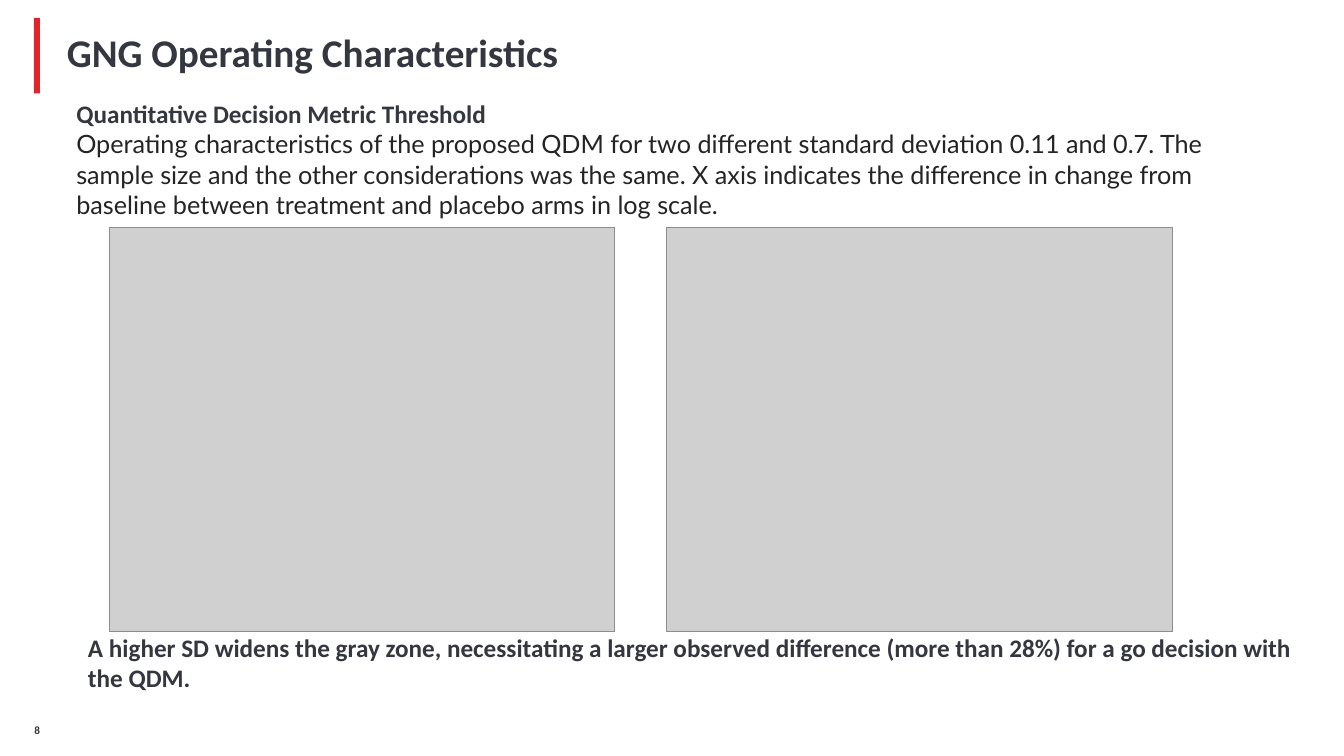
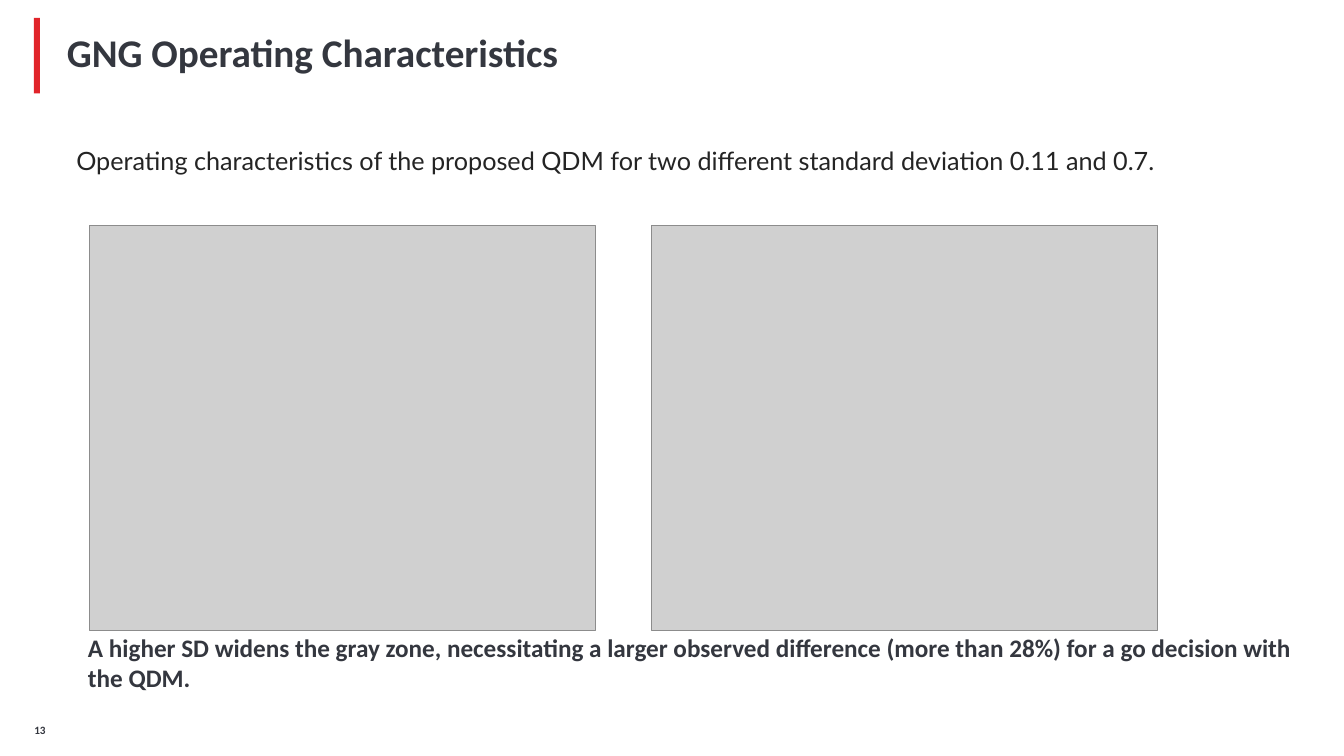
Before and after one commit to YushufSharker/ALS, a slide deck: slide 14 of OutputDocuments/ALS_Slide_deck_STAT.pptx (slide 9 before the commit). Drawn at 1344x756 pixels with LibreOffice and Linux fonts; fonts in the diff are those of the drawing; grey boxes stand for pictures; background and template pictures are left out. Boxes give left, top, right and bottom in pixels: in the first picture for what was removed or moved away, otherwise in the second. Text is boxed around its words. In the diff, an @@ line names an element or a change of style, - is before the commit and + after.

```diff
--- a/OutputDocuments/ALS_Slide_deck_STAT.pptx
+++ b/OutputDocuments/ALS_Slide_deck_STAT.pptx
@@ text at (76, 151, 1154, 174): text changed @@
-Quantitative Decision Metric Threshold
-Operating characteristics of the proposed QDM for two different standard deviation 0.11 and 0.7. The sample size and the other considerations was the same. X axis indicates the difference in change from baseline between treatment and placebo arms in log scale.
+Operating characteristics of the proposed QDM for two different standard deviation 0.11 and 0.7.
@@ picture: place and size @@
-picture at (109, 227, 614, 631)
+picture at (90, 226, 595, 630)
@@ picture: place and size @@
-picture at (667, 227, 1173, 631)
+picture at (652, 226, 1157, 630)
@@ page number at (34, 726, 45, 734): text changed @@
-8
+13
```
Also in this commit, not shown: 11 other slides changed, 3 slides added, 1 other file.
